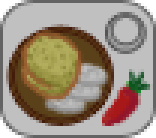
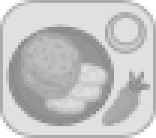
The second w=156, h=138 image is a revision of the first. Changes to its layers:
pixels changed over [0, 0, 156, 138] (layer not identified)
